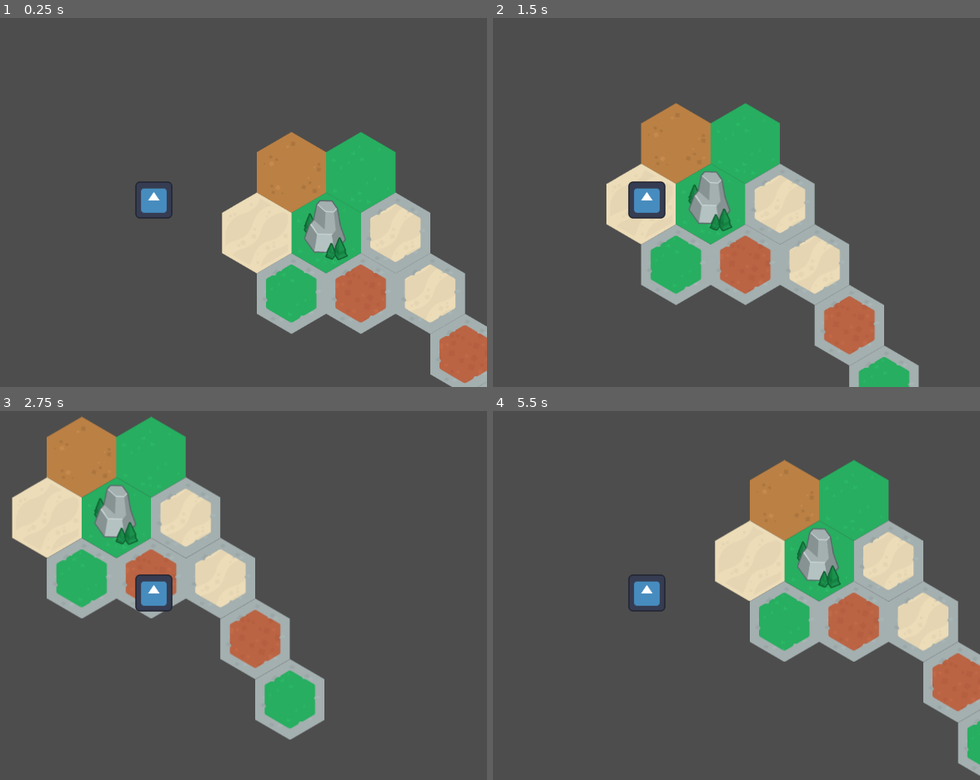
Above: before the commit, frames 1-4 (two rows, left to right).
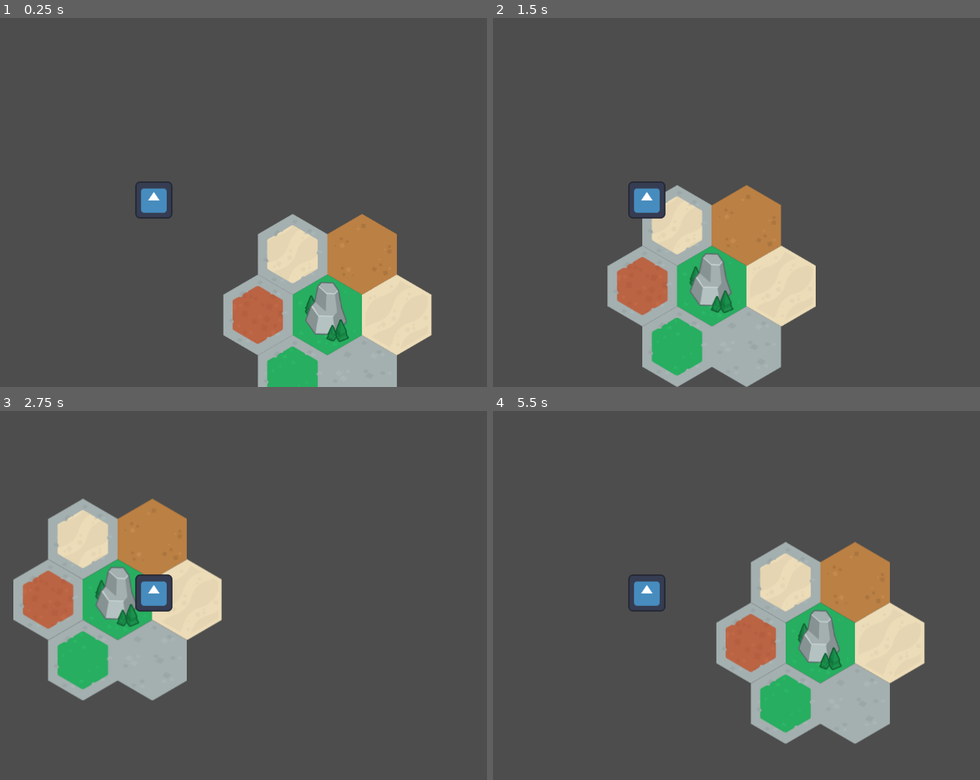
Above: after the commit, the same moments.

Repository: this-is-envy/settlers
Game: Godot game, scene res://Scratch/TestCoords.tscn
The game is run twice, just before and just after one commit, with the same random seed, the same clock (stepped at 60 frames per second) and the same inputs. The project has no main scene, so this scene is started directly. The engine's default icon, where the game draws it, is replaced by a stand-in: a white triangle on a blue panel in a dark square.
Inputs (mouse positions are in pixels of both pictures, inside the frame that each line leads up to):
- Up to frame 1 (0.25 s): no input
- Up to frame 2 (1.5 s): tap Enter at 0.5 s; move the mouse to (794, 180) at 0.52 s; hold Right (ui_right) 0.53-1.28 s; click (794, 180) at 0.67 s; move the mouse to (512, 217) at 1.27 s; hold Down (ui_down) from 1.28 s (still down); click (512, 217) at 1.42 s
- Up to frame 3 (2.75 s): move the mouse to (219, 510) at 2.02 s; release Down (ui_down) at 2.03 s; hold Right (ui_right) from 2.03 s (still down); click (219, 510) at 2.17 s
- Up to frame 4 (5.5 s): move the mouse to (614, 669) at 2.77 s; release Right (ui_right) at 2.78 s; hold Up (ui_up) 2.78-3.53 s; click (614, 669) at 2.92 s; move the mouse to (848, 650) at 3.52 s; hold Left (ui_left) 3.53-5.03 s; click (848, 650) at 3.67 s; move the mouse to (outside the picture) at 4.27 s; click (outside the picture) at 4.42 s; move the mouse to (678, 591) at 5.02 s; hold Down (ui_down) from 5.03 s (still down); click (678, 591) at 5.17 s

The runs differ from the first frame. In frame 1, 26% of the frame differs, in the area x 45-100%, y 30-100%; in frame 2, 28%; in frame 3, 29%, in the area x 2-67%, y 1-90%; in frame 4, 28%.

Commit message:
coords sorted

Diff:
--- a/Scratch/TestCoords.gd
+++ b/Scratch/TestCoords.gd
@@ -4,9 +4,6 @@
 @onready var __sprite: Sprite2D = $Sprite2D
 var __direction: Vector2 = Vector2.ZERO
 var __sprite_speed = 250
-
-# func _ready() -> void:
-# 	get_viewport().canvas_transform.origin = Vector2(200, 200)
 
 func _unhandled_input(event: InputEvent) -> void:
 	handle_directional_input()
@@ -17,15 +14,19 @@
 	if me.button_index != MOUSE_BUTTON_LEFT || !me.is_pressed():
 		return
 
-	print('position:        ' + str(event.position))
-	print('global position: ' + str(event.global_position))
+	# event.global_position returns screen / window (unclear) coordinates and doesn't account
+	# for canvas/viewport offset so this attempt to convert to map-local coords doesn't work
+	# print('position:        ' + str(event.position))
+	# print('global position: ' + str(event.global_position))
+	# var tilemap_local_xy = __tileMap.to_local(me.global_position)
+	# var hex_coords = __tileMap.local_to_map(tilemap_local_xy)
+	# print('tile coords: ' + str(hex_coords))
 
-	# print('global_position: ' + str(me.global_position))
-	# print('position: ' + str(me.position))
-
-	var tilemap_local_xy = __tileMap.to_local(me.global_position)
-	# print('tilemap local: ' + str(tilemap_local_xy))
-	var hex_coords = __tileMap.local_to_map(tilemap_local_xy)
+	# CanvasItem has a call that does the mapping for you however
+	var local_xy = __tileMap.get_local_mouse_position()
+	# ...which means we can pass that directly to the local->map function
+	var hex_coords = __tileMap.local_to_map(local_xy)
+	# ...and get rational hex coords out of it
 	print('tile coords: ' + str(hex_coords))
 
 func _physics_process(delta: float) -> void:
--- a/Scratch/TestCoords.tscn
+++ b/Scratch/TestCoords.tscn
@@ -5394,10 +5394,10 @@
 script = ExtResource("1_jjdbe")
 
 [node name="TileMap" type="TileMap" parent="."]
-position = Vector2(665, 384)
+position = Vector2(427, 316)
 tile_set = SubResource("TileSet_g78uo")
 format = 2
-layer_0/tile_data = PackedInt32Array(-2, 65536, 1, -65537, 65536, 0, -65538, 262144, 6, -3, 65536, 2, -131074, 327680, 1, -131075, 393216, 5, -65539, 131072, 3, -1, 65536, 0, 0, 65536, 1, 65536, 65536, 2)
+layer_0/tile_data = PackedInt32Array(-1, 65536, 0, 0, 262144, 6, 65536, 0, 12, -65536, 393216, 5, 1, 131072, 3, 131071, 65536, 2, 65535, 65536, 1)
 
 [node name="Sprite2D" type="Sprite2D" parent="."]
 position = Vector2(187, 187)
Not shown, changed: Notes.md
